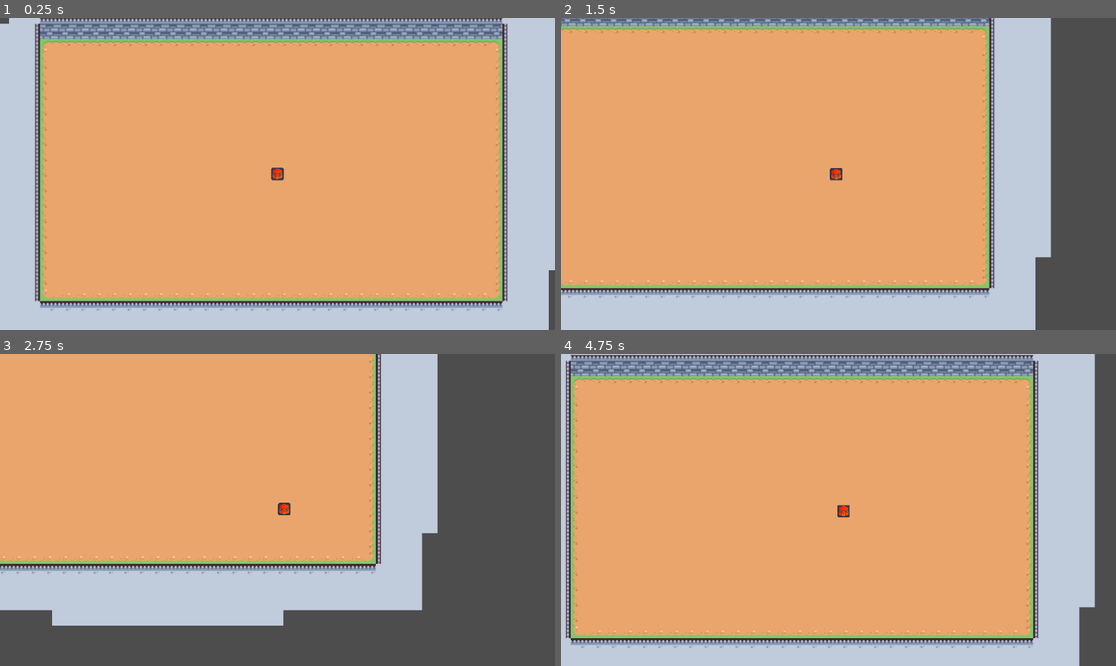
Above: before the commit, frames 1-4 (two rows, left to right).
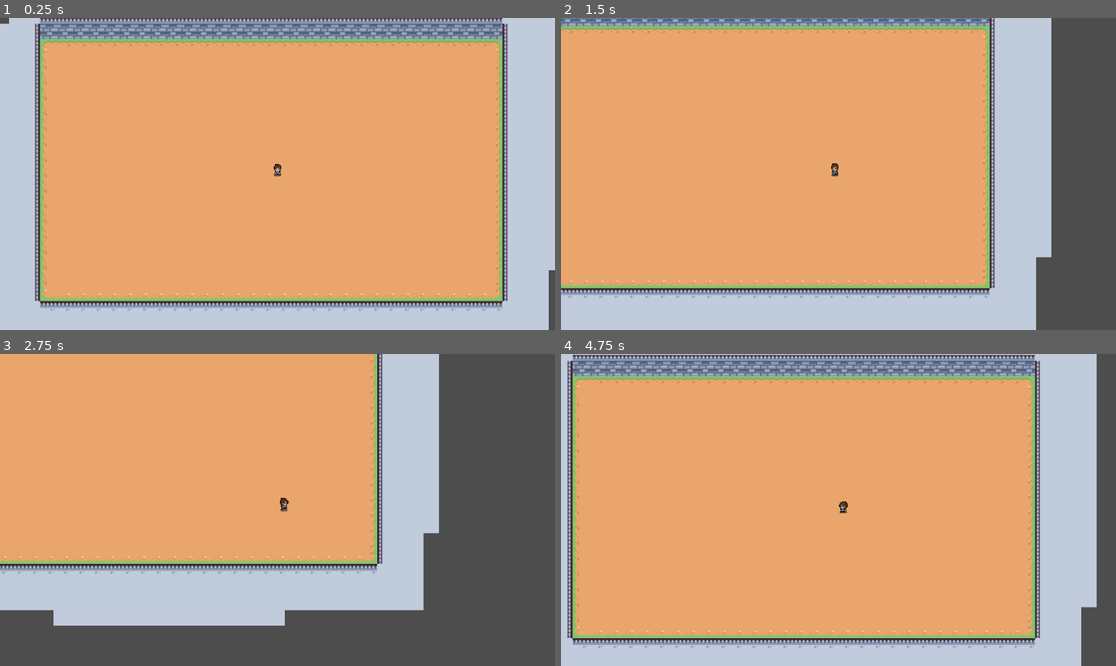
Above: after the commit, the same moments.

Repository: Auric-Games/Lunacy
Game: Godot game, scene res://game/scenes/gameplay/lvl_test.tscn
Two runs of this game, one before a commit and one after it. Both use one fixed random seed, a clock stepped at 60 frames per second and the inputs below.
Inputs (mouse positions are in pixels of both pictures, inside the frame that each line leads up to):
- Up to frame 1 (0.25 s): no input
- Up to frame 2 (1.5 s): tap Enter at 0.5 s; move the mouse to (960, 158) at 0.52 s; hold D (move_right) 0.53-1.28 s; move the mouse to (727, 189) at 1.27 s; hold S (move_down) from 1.28 s (still down)
- Up to frame 3 (2.75 s): move the mouse to (333, 441) at 2.02 s; release S (move_down) at 2.03 s; hold D (move_right) from 2.03 s (still down)
- Up to frame 4 (4.75 s): move the mouse to (810, 572) at 2.77 s; release D (move_right) at 2.78 s; hold W (move_up) 2.78-3.53 s; move the mouse to (1005, 556) at 3.52 s; hold A (move_left) from 3.53 s (still down); move the mouse to (672, 463) at 4.27 s

The runs differ from the first frame. In frame 1, 0.1% of the frame differs, in the area x 48-52%, y 46-53%; in frame 2, 0.9%; in frame 3, 2.0%; in frame 4, 6.5%, in the area x 0-97%, y 0-100%.

Commit message:
state machine work

Diff:
--- a/game/assets/spritesheets/units/base_unit.tres
+++ b/game/assets/spritesheets/units/base_unit.tres
@@ -1,14 +1,371 @@
-[gd_resource type="SpriteFrames" load_steps=2 format=3 uid="uid://4i10ym1awmbg"]
-
-[ext_resource type="Texture2D" uid="uid://dltesnm1oesc7" path="res://game/assets/common/icon.svg" id="1_6c3cl"]
+[gd_resource type="SpriteFrames" load_steps=47 format=3 uid="uid://4i10ym1awmbg"]
+
+[ext_resource type="Texture2D" uid="uid://cdosgrq8ffp2g" path="res://prototypes/assets/character/characters/player.png" id="1_g7u6x"]
+
+[sub_resource type="AtlasTexture" id="AtlasTexture_eiutt"]
+atlas = ExtResource("1_g7u6x")
+region = Rect2(8, 440, 32, 40)
+
+[sub_resource type="AtlasTexture" id="AtlasTexture_80iuh"]
+atlas = ExtResource("1_g7u6x")
+region = Rect2(56, 440, 32, 40)
+
+[sub_resource type="AtlasTexture" id="AtlasTexture_utqxd"]
+atlas = ExtResource("1_g7u6x")
+region = Rect2(104, 440, 32, 40)
+
+[sub_resource type="AtlasTexture" id="AtlasTexture_xoy8p"]
+atlas = ExtResource("1_g7u6x")
+region = Rect2(8, 56, 32, 40)
+
+[sub_resource type="AtlasTexture" id="AtlasTexture_yvu78"]
+atlas = ExtResource("1_g7u6x")
+region = Rect2(56, 56, 32, 40)
+
+[sub_resource type="AtlasTexture" id="AtlasTexture_dccum"]
+atlas = ExtResource("1_g7u6x")
+region = Rect2(104, 56, 32, 40)
+
+[sub_resource type="AtlasTexture" id="AtlasTexture_tp4sy"]
+atlas = ExtResource("1_g7u6x")
+region = Rect2(152, 56, 32, 40)
+
+[sub_resource type="AtlasTexture" id="AtlasTexture_gr6l1"]
+atlas = ExtResource("1_g7u6x")
+region = Rect2(200, 56, 32, 40)
+
+[sub_resource type="AtlasTexture" id="AtlasTexture_3voqs"]
+atlas = ExtResource("1_g7u6x")
+region = Rect2(248, 56, 32, 40)
+
+[sub_resource type="AtlasTexture" id="AtlasTexture_6203g"]
+atlas = ExtResource("1_g7u6x")
+region = Rect2(8, 8, 32, 40)
+
+[sub_resource type="AtlasTexture" id="AtlasTexture_ncw7v"]
+atlas = ExtResource("1_g7u6x")
+region = Rect2(56, 8, 32, 40)
+
+[sub_resource type="AtlasTexture" id="AtlasTexture_i3aum"]
+atlas = ExtResource("1_g7u6x")
+region = Rect2(104, 8, 32, 40)
+
+[sub_resource type="AtlasTexture" id="AtlasTexture_jq8e6"]
+atlas = ExtResource("1_g7u6x")
+region = Rect2(152, 8, 32, 40)
+
+[sub_resource type="AtlasTexture" id="AtlasTexture_jcara"]
+atlas = ExtResource("1_g7u6x")
+region = Rect2(200, 8, 32, 40)
+
+[sub_resource type="AtlasTexture" id="AtlasTexture_2aard"]
+atlas = ExtResource("1_g7u6x")
+region = Rect2(248, 8, 32, 40)
+
+[sub_resource type="AtlasTexture" id="AtlasTexture_l7j7e"]
+atlas = ExtResource("1_g7u6x")
+region = Rect2(8, 200, 32, 40)
+
+[sub_resource type="AtlasTexture" id="AtlasTexture_hhnrj"]
+atlas = ExtResource("1_g7u6x")
+region = Rect2(56, 200, 32, 40)
+
+[sub_resource type="AtlasTexture" id="AtlasTexture_je8pf"]
+atlas = ExtResource("1_g7u6x")
+region = Rect2(104, 200, 32, 40)
+
+[sub_resource type="AtlasTexture" id="AtlasTexture_6n5gu"]
+atlas = ExtResource("1_g7u6x")
+region = Rect2(152, 200, 32, 40)
+
+[sub_resource type="AtlasTexture" id="AtlasTexture_n0wxq"]
+atlas = ExtResource("1_g7u6x")
+region = Rect2(200, 200, 32, 40)
+
+[sub_resource type="AtlasTexture" id="AtlasTexture_254s4"]
+atlas = ExtResource("1_g7u6x")
+region = Rect2(248, 200, 32, 40)
+
+[sub_resource type="AtlasTexture" id="AtlasTexture_fwea4"]
+atlas = ExtResource("1_g7u6x")
+region = Rect2(8, 248, 32, 40)
+
+[sub_resource type="AtlasTexture" id="AtlasTexture_t1dd0"]
+atlas = ExtResource("1_g7u6x")
+region = Rect2(56, 248, 32, 40)
+
+[sub_resource type="AtlasTexture" id="AtlasTexture_rxl60"]
+atlas = ExtResource("1_g7u6x")
+region = Rect2(104, 248, 32, 40)
+
+[sub_resource type="AtlasTexture" id="AtlasTexture_viu0v"]
+atlas = ExtResource("1_g7u6x")
+region = Rect2(152, 248, 32, 40)
+
+[sub_resource type="AtlasTexture" id="AtlasTexture_hmdqp"]
+atlas = ExtResource("1_g7u6x")
+region = Rect2(200, 248, 32, 40)
+
+[sub_resource type="AtlasTexture" id="AtlasTexture_70jf5"]
+atlas = ExtResource("1_g7u6x")
+region = Rect2(248, 248, 32, 40)
+
+[sub_resource type="AtlasTexture" id="AtlasTexture_dpsag"]
+atlas = ExtResource("1_g7u6x")
+region = Rect2(8, 152, 32, 40)
+
+[sub_resource type="AtlasTexture" id="AtlasTexture_yiluf"]
+atlas = ExtResource("1_g7u6x")
+region = Rect2(56, 152, 32, 40)
+
+[sub_resource type="AtlasTexture" id="AtlasTexture_n8gfc"]
+atlas = ExtResource("1_g7u6x")
+region = Rect2(104, 152, 32, 40)
+
+[sub_resource type="AtlasTexture" id="AtlasTexture_bc6uw"]
+atlas = ExtResource("1_g7u6x")
+region = Rect2(152, 152, 32, 40)
+
+[sub_resource type="AtlasTexture" id="AtlasTexture_4lp6a"]
+atlas = ExtResource("1_g7u6x")
+region = Rect2(200, 152, 32, 40)
+
+[sub_resource type="AtlasTexture" id="AtlasTexture_28gj2"]
+atlas = ExtResource("1_g7u6x")
+region = Rect2(248, 152, 32, 40)
+
+[sub_resource type="AtlasTexture" id="AtlasTexture_bkv2i"]
+atlas = ExtResource("1_g7u6x")
+region = Rect2(8, 344, 32, 40)
+
+[sub_resource type="AtlasTexture" id="AtlasTexture_my0bk"]
+atlas = ExtResource("1_g7u6x")
+region = Rect2(56, 344, 32, 40)
+
+[sub_resource type="AtlasTexture" id="AtlasTexture_ou70u"]
+atlas = ExtResource("1_g7u6x")
+region = Rect2(104, 344, 32, 40)
+
+[sub_resource type="AtlasTexture" id="AtlasTexture_ej4h1"]
+atlas = ExtResource("1_g7u6x")
+region = Rect2(152, 344, 32, 40)
+
+[sub_resource type="AtlasTexture" id="AtlasTexture_ktnin"]
+atlas = ExtResource("1_g7u6x")
+region = Rect2(8, 392, 32, 40)
+
+[sub_resource type="AtlasTexture" id="AtlasTexture_8xk2f"]
+atlas = ExtResource("1_g7u6x")
+region = Rect2(56, 392, 32, 40)
+
+[sub_resource type="AtlasTexture" id="AtlasTexture_vesqk"]
+atlas = ExtResource("1_g7u6x")
+region = Rect2(104, 392, 32, 40)
+
+[sub_resource type="AtlasTexture" id="AtlasTexture_1pjd3"]
+atlas = ExtResource("1_g7u6x")
+region = Rect2(152, 392, 32, 40)
+
+[sub_resource type="AtlasTexture" id="AtlasTexture_tqvlq"]
+atlas = ExtResource("1_g7u6x")
+region = Rect2(8, 296, 32, 40)
+
+[sub_resource type="AtlasTexture" id="AtlasTexture_1n4bp"]
+atlas = ExtResource("1_g7u6x")
+region = Rect2(56, 296, 32, 40)
+
+[sub_resource type="AtlasTexture" id="AtlasTexture_xr8ce"]
+atlas = ExtResource("1_g7u6x")
+region = Rect2(104, 296, 32, 40)
+
+[sub_resource type="AtlasTexture" id="AtlasTexture_pvq1y"]
+atlas = ExtResource("1_g7u6x")
+region = Rect2(152, 296, 32, 40)
 
 [resource]
 animations = [{
 "frames": [{
 "duration": 1.0,
-"texture": ExtResource("1_6c3cl")
-}],
-"loop": true,
-"name": &"default",
+"texture": SubResource("AtlasTexture_eiutt")
+}, {
+"duration": 1.0,
+"texture": SubResource("AtlasTexture_80iuh")
+}, {
+"duration": 1.0,
+"texture": SubResource("AtlasTexture_utqxd")
+}],
+"loop": true,
+"name": &"die",
+"speed": 5.0
+}, {
+"frames": [{
+"duration": 1.0,
+"texture": SubResource("AtlasTexture_xoy8p")
+}, {
+"duration": 1.0,
+"texture": SubResource("AtlasTexture_yvu78")
+}, {
+"duration": 1.0,
+"texture": SubResource("AtlasTexture_dccum")
+}, {
+"duration": 1.0,
+"texture": SubResource("AtlasTexture_tp4sy")
+}, {
+"duration": 1.0,
+"texture": SubResource("AtlasTexture_gr6l1")
+}, {
+"duration": 1.0,
+"texture": SubResource("AtlasTexture_3voqs")
+}],
+"loop": true,
+"name": &"idle_east",
+"speed": 5.0
+}, {
+"frames": [],
+"loop": true,
+"name": &"idle_north",
+"speed": 5.0
+}, {
+"frames": [{
+"duration": 1.0,
+"texture": SubResource("AtlasTexture_6203g")
+}, {
+"duration": 1.0,
+"texture": SubResource("AtlasTexture_ncw7v")
+}, {
+"duration": 1.0,
+"texture": SubResource("AtlasTexture_i3aum")
+}, {
+"duration": 1.0,
+"texture": SubResource("AtlasTexture_jq8e6")
+}, {
+"duration": 1.0,
+"texture": SubResource("AtlasTexture_jcara")
+}, {
+"duration": 1.0,
+"texture": SubResource("AtlasTexture_2aard")
+}],
+"loop": true,
+"name": &"idle_south",
+"speed": 10.0
+}, {
+"frames": [{
+"duration": 1.0,
+"texture": SubResource("AtlasTexture_l7j7e")
+}, {
+"duration": 1.0,
+"texture": SubResource("AtlasTexture_hhnrj")
+}, {
+"duration": 1.0,
+"texture": SubResource("AtlasTexture_je8pf")
+}, {
+"duration": 1.0,
+"texture": SubResource("AtlasTexture_6n5gu")
+}, {
+"duration": 1.0,
+"texture": SubResource("AtlasTexture_n0wxq")
+}, {
+"duration": 1.0,
+"texture": SubResource("AtlasTexture_254s4")
+}],
+"loop": true,
+"name": &"run_east",
+"speed": 5.0
+}, {
+"frames": [{
+"duration": 1.0,
+"texture": SubResource("AtlasTexture_fwea4")
+}, {
+"duration": 1.0,
+"texture": SubResource("AtlasTexture_t1dd0")
+}, {
+"duration": 1.0,
+"texture": SubResource("AtlasTexture_rxl60")
+}, {
+"duration": 1.0,
+"texture": SubResource("AtlasTexture_viu0v")
+}, {
+"duration": 1.0,
+"texture": SubResource("AtlasTexture_hmdqp")
+}, {
+"duration": 1.0,
+"texture": SubResource("AtlasTexture_70jf5")
+}],
+"loop": true,
+"name": &"run_north",
+"speed": 5.0
+}, {
+"frames": [{
+"duration": 1.0,
+"texture": SubResource("AtlasTexture_dpsag")
+}, {
+"duration": 1.0,
+"texture": SubResource("AtlasTexture_yiluf")
+}, {
+"duration": 1.0,
+"texture": SubResource("AtlasTexture_n8gfc")
+}, {
+"duration": 1.0,
+"texture": SubResource("AtlasTexture_bc6uw")
+}, {
+"duration": 1.0,
+"texture": SubResource("AtlasTexture_4lp6a")
+}, {
+"duration": 1.0,
+"texture": SubResource("AtlasTexture_28gj2")
+}],
+"loop": true,
+"name": &"run_south",
+"speed": 5.0
+}, {
+"frames": [{
+"duration": 1.0,
+"texture": SubResource("AtlasTexture_bkv2i")
+}, {
+"duration": 1.0,
+"texture": SubResource("AtlasTexture_my0bk")
+}, {
+"duration": 1.0,
+"texture": SubResource("AtlasTexture_ou70u")
+}, {
+"duration": 1.0,
+"texture": SubResource("AtlasTexture_ej4h1")
+}],
+"loop": true,
+"name": &"swing_east",
+"speed": 5.0
+}, {
+"frames": [{
+"duration": 1.0,
+"texture": SubResource("AtlasTexture_ktnin")
+}, {
+"duration": 1.0,
+"texture": SubResource("AtlasTexture_8xk2f")
+}, {
+"duration": 1.0,
+"texture": SubResource("AtlasTexture_vesqk")
+}, {
+"duration": 1.0,
+"texture": SubResource("AtlasTexture_1pjd3")
+}],
+"loop": true,
+"name": &"swing_north",
+"speed": 5.0
+}, {
+"frames": [{
+"duration": 1.0,
+"texture": SubResource("AtlasTexture_tqvlq")
+}, {
+"duration": 1.0,
+"texture": SubResource("AtlasTexture_1n4bp")
+}, {
+"duration": 1.0,
+"texture": SubResource("AtlasTexture_xr8ce")
+}, {
+"duration": 1.0,
+"texture": SubResource("AtlasTexture_pvq1y")
+}],
+"loop": true,
+"name": &"swing_south",
 "speed": 5.0
 }]
--- a/game/scenes/gameplay/lvl_test.tscn
+++ b/game/scenes/gameplay/lvl_test.tscn
@@ -1,6 +1,6 @@
 [gd_scene load_steps=9 format=4 uid="uid://bl4meto2e3auk"]
 
-[ext_resource type="Texture2D" uid="uid://die0gtd4nttmr" path="res://prototypes/assets/Tilemap/tilemap_packed.png" id="1_7x5qq"]
+[ext_resource type="Texture2D" uid="uid://die0gtd4nttmr" path="res://prototypes/assets/tilemap/tilemap_packed.png" id="1_7x5qq"]
 [ext_resource type="PackedScene" uid="uid://cxi4amc8hn7hr" path="res://game/templates/unit/unit_player.tscn" id="2_qpfpt"]
 
 [sub_resource type="TileSetAtlasSource" id="TileSetAtlasSource_l18qj"]
--- a/game/src/common/statemachine/generic_state.gd
+++ b/game/src/common/statemachine/generic_state.gd
@@ -1,3 +1,27 @@
-class_name State extends Resource
+class_name State extends Node
 
 const next_states : Array[State] = [null]
+
+signal finished(next_state_path : String, data : Dictionary)
+
+## Called by the state machine when receiving unhandled input events.
+func handle_input(_event: InputEvent) -> void:
+	pass
+
+## Called by the state machine on the engine's main loop tick.
+func update(_delta: float) -> void:
+	pass
+
+## Called by the state machine on the engine's physics update tick.
+func physics_update(_delta: float) -> void:
+	pass
+
+## Called by the state machine upon changing the active state. The `data` parameter
+## is a dictionary with arbitrary data the state can use to initialize itself.
+func enter(previous_state_path: String, data := {}) -> void:
+	pass
+
+## Called by the state machine before changing the active state. Use this function
+## to clean up the state.
+func exit() -> void:
+	pass
--- a/game/src/common/statemachine/generic_state_machine.gd
+++ b/game/src/common/statemachine/generic_state_machine.gd
@@ -1,5 +1,38 @@
 class_name StateMachine extends Node
 
-@export var _current_state : State :
-	set(value) :
-		_current_state = value
+@export var initial_state: State = null
+
+@onready var state: State = (func get_initial_state() -> State:
+	return initial_state if initial_state != null else get_child(0)
+).call()
+
+
+func _ready() -> void:
+	for state_node: State in find_children("*", "State"):
+		state_node.finished.connect(_transition_to_next_state)
+
+	await owner.ready
+	state.enter("idle")
+
+
+func _unhandled_input(event: InputEvent) -> void:
+	state.handle_input(event)
+
+
+func _process(delta: float) -> void:
+	state.update(delta)
+
+
+func _physics_process(delta: float) -> void:
+	state.physics_update(delta)
+
+
+func _transition_to_next_state(target_state_path: String, data: Dictionary = {}) -> void:
+	if not has_node(target_state_path):
+		printerr(owner.name + ": Trying to transition to state " + target_state_path + " but it does not exist.")
+		return
+
+	var previous_state_path := state.name
+	state.exit()
+	state = get_node(target_state_path)
+	state.enter(previous_state_path, data)
--- /dev/null
+++ b/game/src/global/singletons/controls.gd
@@ -0,0 +1,2 @@
+#read-write controls script
+#detect and switch current control setup mouse + keyboard <-> controller (if we have time)
--- a/game/src/unit/base_unit.gd
+++ b/game/src/unit/base_unit.gd
@@ -9,7 +9,7 @@
 		if (value <= 0) :
 			pass
 			# run death script / destructor
-@export var mvmt_speed : float = 100
+@export var move_speed : float = 100
 
 # Protected Vars
 var _target_velocity : Vector2 = Vector2.ZERO :
@@ -25,5 +25,5 @@
 
 
 
-func update_velocity(new_velocity : Vector2, update_speed : float = mvmt_speed / 1000) -> void :
+func update_velocity(new_velocity : Vector2, update_speed : float = move_speed / 1000) -> void :
 	self.velocity = lerp(self.velocity, new_velocity, update_speed)
--- /dev/null
+++ b/game/src/unit/components/player_statemachine/player_states/combo.gd
@@ -0,0 +1 @@
+extends PlayerState
--- /dev/null
+++ b/game/src/unit/components/player_statemachine/player_states/idle.gd
@@ -0,0 +1,23 @@
+extends PlayerState
+
+func enter(previous_state_path: String, data := {}) -> void:
+	player._target_velocity = Vector2.ZERO
+	if (data.is_empty()) : player.sprite_ref.play("idle_south")
+	else : match (data["animation"]) :
+		NORTH:
+			print(data["animation"])
+			player.sprite_ref.play("idle_north")
+		EAST:
+			if (player.sprite_ref.flip_h == true) : player.sprite_ref.flip_h = false
+			player.sprite_ref.play("idle_east")
+		SOUTH:
+			player.sprite_ref.play("idle_south")
+		WEST:
+			if (player.sprite_ref.flip_h == false) : player.sprite_ref.flip_h = true
+			player.sprite_ref.play("idle_east")
+		_:
+			printerr("how did you manage to get an integer not 0-3 in move_dir")
+
+func physics_update(delta: float) -> void :
+	if can_move && Input.get_vector('move_left', 'move_right', 'move_up', 'move_down', 0.1) != Vector2.ZERO :
+		finished.emit("Run")
--- /dev/null
+++ b/game/src/unit/components/player_statemachine/player_states/player_state.gd
@@ -0,0 +1,17 @@
+class_name PlayerState extends State
+
+@export var can_attack : bool = false
+@export var can_move : bool =  true
+
+@onready var player : PlayerUnit
+
+const NORTH : int = 0
+const EAST : int = 1
+const SOUTH : int = 2
+const WEST : int = 3
+const DIR : Array[int] = [NORTH, EAST, SOUTH, WEST]
+
+func _ready() -> void:
+	await owner.ready
+	player = owner as PlayerUnit
+	assert(player != null, "ERROR : PlayerStates can only be attached to type PlayerUnit")
--- /dev/null
+++ b/game/src/unit/components/player_statemachine/player_states/run.gd
@@ -0,0 +1,42 @@
+extends PlayerState
+
+@export var move_dir : Vector2 = Vector2.ZERO
+
+func enter(previous_state_path: String, data := {}) -> void:
+	pass
+
+func choose_animation(direct : Vector2) -> int :
+	if (abs(direct).x > abs(direct).y) :
+		if direct.x > 0 :
+			return EAST
+		else :
+			return WEST
+	else :
+		if direct.y > 0 :
+			return SOUTH
+		else :
+			return NORTH
+
+func physics_update(delta: float) -> void :
+	move_dir = Input.get_vector('move_left', 'move_right', 'move_up', 'move_down', 0.1)
+	player._target_velocity = move_dir * player.move_speed
+
+	player.move_and_slide()
+
+	var dir = choose_animation(move_dir)
+	match dir :
+		NORTH:
+			player.sprite_ref.play("run_north")
+		EAST:
+			if (player.sprite_ref.flip_h == true) : player.sprite_ref.flip_h = false
+			player.sprite_ref.play("run_east")
+		SOUTH:
+			player.sprite_ref.play("run_south")
+		WEST:
+			if (player.sprite_ref.flip_h == false) : player.sprite_ref.flip_h = true
+			player.sprite_ref.play("run_east")
+		_:
+			printerr("how did you manage to get an integer not 0-3 in move_dir")
+	if (move_dir == Vector2.ZERO) :
+		var out = {"animation" : dir}
+		finished.emit("Idle", out)
--- /dev/null
+++ b/game/src/unit/components/player_statemachine/statemachine.gd
@@ -0,0 +1 @@
+extends StateMachine
--- a/game/src/unit/player/player_unit.gd
+++ b/game/src/unit/player/player_unit.gd
@@ -5,28 +5,28 @@
 @export var UnitData : Resource
 
 @onready var camera_ref : Camera2D = $Camera
-@onready var sprite_ref : AnimatedSprite2D
+@onready var sprite_ref : AnimatedSprite2D = $SpriteController
 
 func _init() -> void :
-	mvmt_speed = 200
+	move_speed = 200
 
 func _ready() -> void :
 	if (UnitData != null) :
 		_load_data(UnitData)
 
 func _process(_delta: float) -> void :
-	handle_movement_input()
+#	handle_movement_input()
 	handle_mouse_input()
 
 func _load_data(data : Resource) -> void :
 	super._load_data(data)
 	pass
 
-func handle_movement_input() -> void :
-	var move_dir : Vector2 = Input.get_vector('move_left', 'move_right', 'move_up', 'move_down', 0.1)
-	_target_velocity = move_dir * mvmt_speed
-
-	move_and_slide()
+#func handle_movement_input() -> void :
+#	var move_dir : Vector2 = Input.get_vector('move_left', 'move_right', 'move_up', 'move_down', 0.1)
+#	_target_velocity = move_dir * move_speed
+#
+#	move_and_slide()
 
 func handle_mouse_input() -> void :
 	# need an if statement checking for input type handling (controller or mouse+keyboard) to ignore mouse input until mouse+keybaord enabled
--- a/game/templates/unit/unit_player.tscn
+++ b/game/templates/unit/unit_player.tscn
@@ -1,41 +1,50 @@
-[gd_scene load_steps=7 format=3 uid="uid://cxi4amc8hn7hr"]
+[gd_scene load_steps=9 format=3 uid="uid://cxi4amc8hn7hr"]
 
 [ext_resource type="Script" path="res://game/src/unit/player/player_unit.gd" id="1_g1owm"]
 [ext_resource type="SpriteFrames" uid="uid://4i10ym1awmbg" path="res://game/assets/spritesheets/units/base_unit.tres" id="2_urnb0"]
+[ext_resource type="Script" path="res://game/src/common/statemachine/generic_state_machine.gd" id="3_d7bro"]
+[ext_resource type="Script" path="res://game/src/unit/components/player_statemachine/player_states/idle.gd" id="4_bcex7"]
+[ext_resource type="Script" path="res://game/src/unit/components/player_statemachine/player_states/run.gd" id="5_0fry1"]
+[ext_resource type="Script" path="res://game/src/unit/components/player_statemachine/player_states/combo.gd" id="6_3o2jw"]
 
-[sub_resource type="CircleShape2D" id="CircleShape2D_kvqwu"]
+[sub_resource type="RectangleShape2D" id="RectangleShape2D_ghm0v"]
+size = Vector2(20, 25)
 
-[sub_resource type="RectangleShape2D" id="RectangleShape2D_n06la"]
-
-[sub_resource type="RectangleShape2D" id="RectangleShape2D_3njpr"]
-
-[sub_resource type="AnimationRootNode" id="AnimationRootNode_rbrl4"]
+[sub_resource type="CircleShape2D" id="CircleShape2D_ybnqa"]
 
 [node name="PlayerUnit" type="CharacterBody2D"]
 scale = Vector2(0.2, 0.2)
 script = ExtResource("1_g1owm")
 
 [node name="SpriteController" type="AnimatedSprite2D" parent="."]
+y_sort_enabled = true
+texture_filter = 1
+position = Vector2(-2, -67)
+scale = Vector2(6, 6)
 sprite_frames = ExtResource("2_urnb0")
-
-[node name="SpawnRadius" type="Area2D" parent="."]
-
-[node name="Collider" type="CollisionShape2D" parent="SpawnRadius"]
-shape = SubResource("CircleShape2D_kvqwu")
+animation = &"die"
 
 [node name="HurtBox" type="Area2D" parent="."]
 
 [node name="Collider" type="CollisionShape2D" parent="HurtBox"]
-shape = SubResource("RectangleShape2D_n06la")
+position = Vector2(-1.2517e-06, -2.5)
+scale = Vector2(1, 1)
+shape = SubResource("RectangleShape2D_ghm0v")
 
 [node name="CollisionShape2D" type="CollisionShape2D" parent="."]
-shape = SubResource("RectangleShape2D_3njpr")
+position = Vector2(0, 5)
+shape = SubResource("CircleShape2D_ybnqa")
 
 [node name="Camera" type="Camera2D" parent="."]
 
-[node name="AnimationTree" type="AnimationTree" parent="."]
-root_node = NodePath(".")
-tree_root = SubResource("AnimationRootNode_rbrl4")
-anim_player = NodePath("AnimationPlayer")
+[node name="StateMachine" type="Node" parent="."]
+script = ExtResource("3_d7bro")
 
-[node name="AnimationPlayer" type="AnimationPlayer" parent="AnimationTree"]
+[node name="Idle" type="Node" parent="StateMachine"]
+script = ExtResource("4_bcex7")
+
+[node name="Run" type="Node" parent="StateMachine"]
+script = ExtResource("5_0fry1")
+
+[node name="Combo" type="Node" parent="StateMachine"]
+script = ExtResource("6_3o2jw")
--- a/project.godot
+++ b/project.godot
@@ -37,3 +37,8 @@
 "events": [Object(InputEventKey,"resource_local_to_scene":false,"resource_name":"","device":-1,"window_id":0,"alt_press …(192 unchanged characters)…
 ]
 }
+
+[physics]
+
+2d/run_on_separate_thread=true
+2d/physics_engine="Rapier2D"
Not shown, added: addons/godot-rapier2d/Fluid2D.svg
Not shown, added: addons/godot-rapier2d/Fluid2D.svg.import
Not shown, added: addons/godot-rapier2d/Radial2D.svg
Not shown, added: addons/godot-rapier2d/Radial2D.svg.import
Not shown, added: addons/godot-rapier2d/THIRDPARTY.txt
Not shown, added: addons/godot-rapier2d/circle_mesh.tres
Not shown, added: addons/godot-rapier2d/faucet_2d.gd
Not shown, added: addons/godot-rapier2d/fluid_2d_circle.gd
Not shown, added: addons/godot-rapier2d/fluid_2d_rectangle.gd
Not shown, added: addons/godot-rapier2d/fluid_2d_renderer.gd
Not shown, added: addons/godot-rapier2d/fluid_2d_shader_renderer.gd
Binary file added: addons/godot-rapier2d/logo_square_2d.png
(and 94 more such lines)
